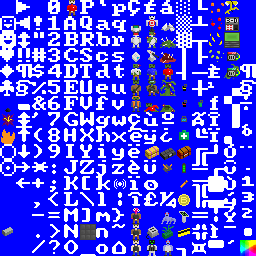
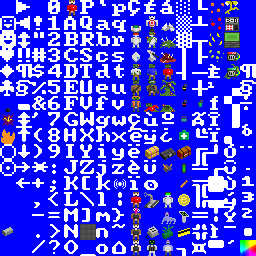
Two versions of the same layered image (256 x 256). Layer-by-layer changes:
painted on "race companions", unmasked it over [131, 192, 176, 208]
painted on "Layer 0" over [128, 192, 176, 208]
